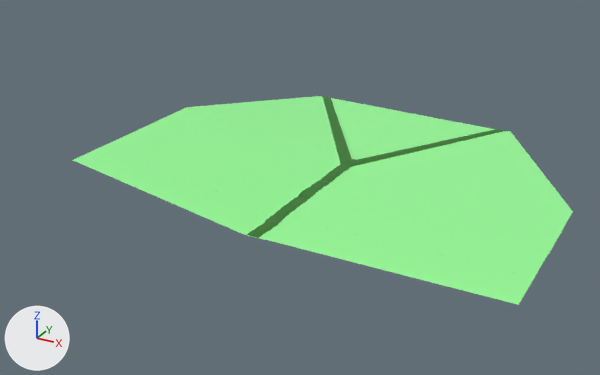
Before and after pictures for a commit that changed the FBX model Assets/models/adventurepath/paths.fbx.
Camera for both pictures: a camera (50 mm lens) standing at (146.0, -259.0, 139.0) and looking at (-16.0, 35.0, -8.0). The lights are fixed; the arrows at lower left show +X, +Y and +Z.

Objects in the first picture: 'path1', 'path2', 'path3', 'pathsplit'.
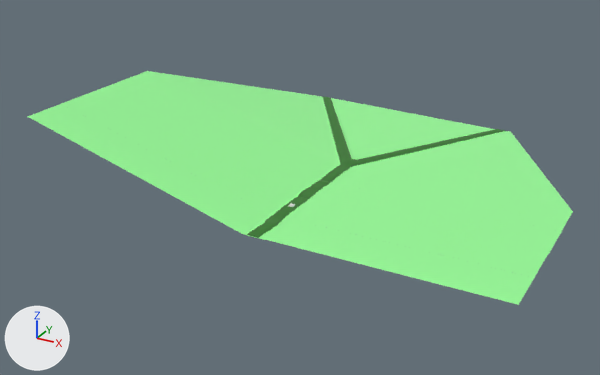
The change in detail:
me_cube_001 has 120 vertices, 116 faces and spans x -85.0..98.0, y -10.0..10.0, z 0.0..14.0.
me_cube_001 is used by ob_path3; location (0.0, 19.6, 0.0).
me_cube_001 part 4: the whole mesh is multiplied about the mesh origin by the matrix ((1.0, -0.006, -1.632), (0.0, 1.0, 0.0), (0.0, 0.004, 2.094)).
me_cube has 120 vertices, 116 faces and spans x -85.0..98.0, y -10.0..10.0, z -3.0..11.0.
me_cube is used by ob_path2; location (0.0, 0.1, 2.6).
me_cube part 3: the whole mesh is multiplied about its middle by the matrix ((1.001, -0.001, -1.632), (0.0, 1.0, 0.0), (0.0, 0.001, 2.094)), then moved by (-11.0, 0.0, 7.0).
me_cube_002 has 143 vertices, 140 faces and spans x -85.0..98.0, y -10.0..95.0, z 0.0..14.0.
me_cube_002 is used by ob_pathsplit; location (0.0, 39.1, 0.0).
me_cube_002 part 1: the whole mesh is multiplied about the mesh origin by the matrix ((1.0, 0.001, -1.634), (0.0, 1.0, 0.0), (0.0, -0.001, 2.095)).
me_cube_003 has 120 vertices, 116 faces and spans x -85.0..98.0, y -10.0..10.0, z 0.0..14.0.
me_cube_003 is used by ob_path1; location (0.0, -19.4, 0.0).
me_cube_003 part 2: all 10 vertices in x -85.0, y -10.0..10.0, z 14.0 are moved by (-22.0, 0.0, 15.0).

Where the change shows, as pixel boxes (x1, y1, x2, y2) in the pictures (600 x 375 px; the box of a moved part takes in the faces that stretch with it):
'pathsplit', reshaped (10% wider, 18% taller)
    before: (162, 96, 573, 231)
    after: (122, 71, 573, 231)
'path1', reshaped (10% wider, 25% taller)
    before: (73, 145, 534, 305)
    after: (27, 104, 534, 305)
'path2', reshaped (10% wider, 27% taller)
    before: (105, 132, 549, 278)
    after: (61, 92, 549, 278)
'path3', reshaped (10% wider, 28% taller)
    before: (134, 119, 562, 253)
    after: (93, 81, 562, 253)
part 1 of me_cube_002, moved or reshaped
    before: (162, 96, 336, 179)
    after: (122, 71, 336, 179)
part 2 of me_cube_003, moved or reshaped
    before: (73, 145, 268, 233)
    after: (27, 104, 268, 233)
part 3 of me_cube, moved or reshaped
    before: (105, 132, 293, 213)
    after: (61, 92, 293, 213)
part 4 of me_cube_001, moved or reshaped
    before: (134, 119, 314, 195)
    after: (93, 81, 314, 195)
